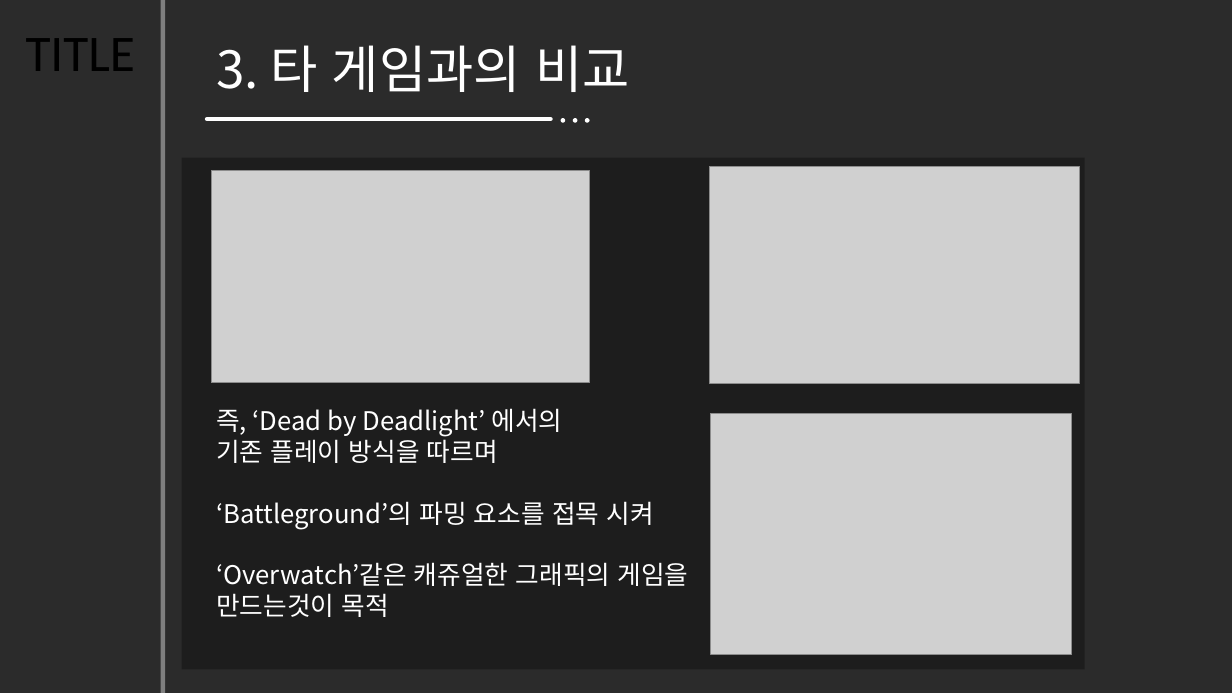
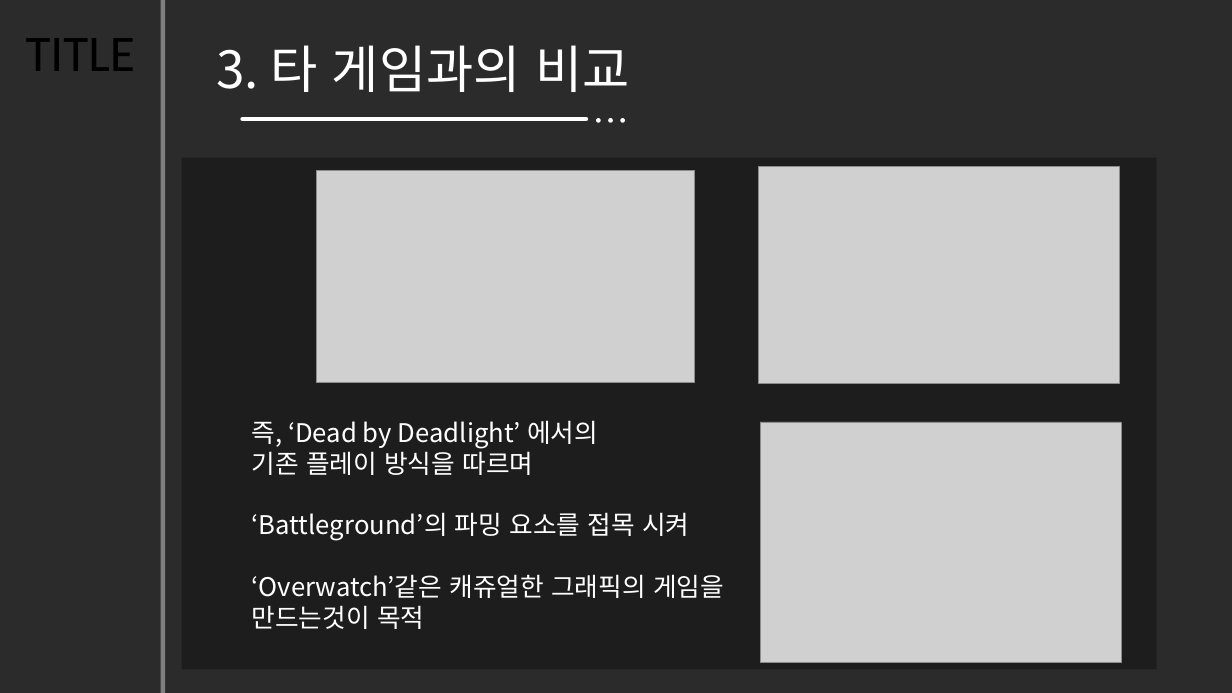
Before and after one commit to hajeongyeon/capstone_design, a slide deck: slide 5 of planning/졸업작품 제안서.pptx. Drawn at 1232x693 pixels with LibreOffice and Linux fonts; fonts in the diff are those of the drawing; grey boxes stand for pictures; background and template pictures are left out; a plain dark background stands for a picture behind light text. Boxes give left, top, right and bottom in pixels: in the first picture for what was removed or moved away, otherwise in the second. Text is boxed around its words. In the diff, an @@ line names an element or a change of style, - is before the commit and + after.

Commit message:
타 게임 비교(수정)

```diff
--- a/planning/졸업작품 제안서.pptx
+++ b/planning/졸업작품 제안서.pptx
@@ line moved from (551, 119) - (207, 119) to (586, 119) - (242, 119) @@
@@ ellipse: place and size @@
-ellipse at <box>585,118,590,123</box>
+ellipse at <box>596,118,601,123</box>
@@ ellipse: place and size @@
-ellipse at <box>573,118,578,123</box>
+ellipse at <box>608,118,613,123</box>
@@ ellipse: place and size @@
-ellipse at <box>561,118,566,123</box>
+ellipse at <box>620,118,625,123</box>
@@ rectangle: place and size @@
-rectangle at <box>182,158,1085,670</box>
+rectangle at <box>182,158,1157,670</box>
@@ picture: place and size @@
-picture at <box>212,170,590,383</box>
+picture at <box>317,170,695,383</box>
@@ picture: place and size @@
-picture at <box>709,166,1080,384</box>
+picture at <box>759,166,1120,384</box>
@@ text "즉, ‘Dead by Deadlight’ 에서의": place and size @@
-text "즉, ‘Dead by Deadlight’ 에서의" at <box>216,408,689,617</box>
+text "즉, ‘Dead by Deadlight’ 에서의" at <box>252,420,724,629</box>
@@ picture: place and size @@
-picture at <box>711,414,1072,655</box>
+picture at <box>761,422,1122,664</box>
```
Also in this commit, not shown: 5 other slides changed.
